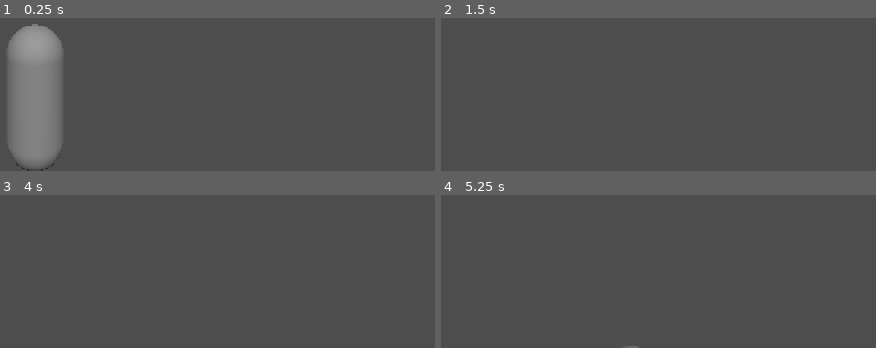
Above: before the commit, frames 1-4 (two rows, left to right).
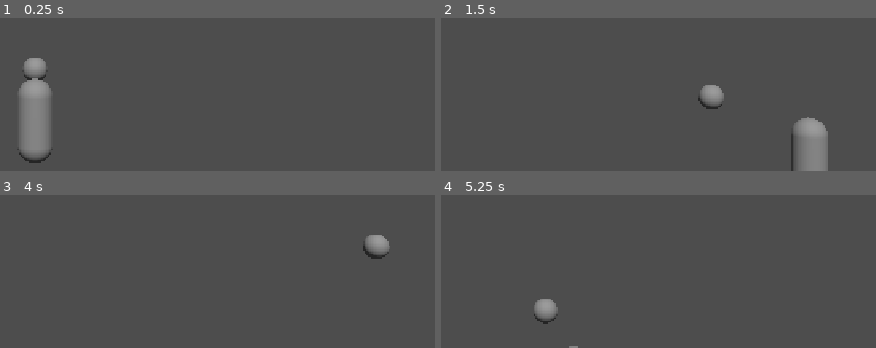
Above: after the commit, the same moments.

Repository: thomaskareka/csce552-3d
Game: Godot game, scene res://scenes/Gameplay.tscn
Same seed, same stepped clock (60 frames per second), same inputs: the game is played once before the commit and once after it.
Inputs (mouse positions are in pixels of both pictures, inside the frame that each line leads up to):
- Up to frame 1 (0.25 s): no input
- Up to frame 2 (1.5 s): tap Enter at 0.5 s; move the mouse to (outside the picture) at 0.52 s; hold D (move_right) 0.53-1.28 s; right-click (outside the picture) at 0.6 s; move the mouse to (outside the picture) at 1.27 s; hold S (move_down) from 1.28 s (still down); right-click (outside the picture) at 1.35 s
- Up to frame 3 (4 s): move the mouse to (outside the picture) at 2.02 s; release S (move_down) at 2.03 s; hold D (move_right) 2.03-2.78 s; right-click (outside the picture) at 2.1 s; tap Space at 2.75 s; move the mouse to (outside the picture) at 2.77 s; hold W (move_up) 2.78-3.53 s; right-click (outside the picture) at 2.85 s; tap Enter at 3.5 s; move the mouse to (outside the picture) at 3.52 s; hold A (move_left) from 3.53 s (still down); right-click (outside the picture) at 3.6 s
- Up to frame 4 (5.25 s): move the mouse to (outside the picture) at 4.27 s; right-click (outside the picture) at 4.35 s; move the mouse to (outside the picture) at 5.02 s; release A (move_left) at 5.03 s; hold S (move_down) from 5.03 s (still down); right-click (outside the picture) at 5.1 s

The runs differ from the first frame. In frame 1, 6.4% of the frame differs, in the area x 1-15%, y 3-100%; in frame 2, 3.1%; in frame 3, 0.6%; in frame 4, 0.7%.

Commit message:
basic aiming

Diff:
--- a/components/user_input.gd
+++ b/components/user_input.gd
@@ -1,6 +1,8 @@
 extends Node
 
 @onready var parent: CharacterBody3D = get_parent()
+@onready var aim_indicator: MeshInstance3D = $"../AimIndicator"
+
 @export var input_deadzone := 0.15
 @export var max_velocity := 5
 @export var acceleration := 8
@@ -12,6 +14,8 @@
 const SMALL_PROJECTILE_COOLDOWN = 0.33
 const CHARGE_COOLDOWN = 0.5
 const CHARGE_TIME = 2.0
+
+const AIM_RADIUS = 2
 
 const MIN_ACCEL = 0.25
 var target_velocity := Vector3.ZERO
@@ -31,6 +35,7 @@
 func _physics_process(delta: float):
 	_update_cooldowns(delta)
 	_handle_move(delta)
+	_handle_aim(delta)
 
 func _update_cooldowns(delta: float) -> void:
 	if dash_time > 0.0:
@@ -41,7 +46,7 @@
 		dash_cooldown_time -= delta
 
 func _handle_move(delta: float) -> void:
-	var raw_input = Input.get_vector("move_left", "move_right", "move_down", "move_up", input_deadzone)
+	var raw_input = Input.get_vector("move_right", "move_left", "move_down", "move_up", input_deadzone)
 	var input_magnitude := raw_input.length()
 	var move_dir = Vector3(raw_input.x, raw_input.y, 0).normalized()
 
@@ -66,3 +71,9 @@
 
 	parent.velocity = current_velocity
 	parent.move_and_slide()
+
+func _handle_aim(delta: float) -> void:
+		var raw_input = Input.get_vector("aim_right", "aim_left", "aim_down", "aim_up", 0.1)
+		var input_vector = raw_input * AIM_RADIUS
+		aim_indicator.position.x = input_vector.x
+		aim_indicator.position.y = input_vector.y
--- a/objects/Environment.tscn
+++ b/objects/Environment.tscn
@@ -6,4 +6,4 @@
 environment = SubResource("Environment_xpuop")
 
 [node name="DirectionalLight3D" type="DirectionalLight3D" parent="."]
-transform = Transform3D(1, 0, 0, 0, 0.70710677, 0.70710677, 0, -0.70710677, 0.70710677, 0, 20, 20)
+transform = Transform3D(-1, 6.181723e-08, -6.181723e-08, 0, 0.7071067, 0.7071067, 8.742278e-08, 0.7071067, -0.7071067, 0, 20, -20)
--- a/objects/GameCamera.tscn
+++ b/objects/GameCamera.tscn
@@ -1,3 +1,4 @@
 [gd_scene format=3 uid="uid://dgi3541b0t7ph"]
 
 [node name="GameCamera" type="Camera3D"]
+fov = 20.0
--- a/objects/Player.tscn
+++ b/objects/Player.tscn
@@ -9,6 +9,10 @@
 [sub_resource type="CapsuleShape3D" id="CapsuleShape3D_8ak8y"]
 radius = 0.2
 height = 1.0
+
+[sub_resource type="SphereMesh" id="SphereMesh_8ak8y"]
+radius = 0.25
+height = 0.5
 
 [node name="Player" type="CharacterBody3D" groups=["Player"]]
 
@@ -21,3 +25,7 @@
 
 [node name="CollisionShape3D" type="CollisionShape3D" parent="."]
 shape = SubResource("CapsuleShape3D_8ak8y")
+
+[node name="AimIndicator" type="MeshInstance3D" parent="."]
+transform = Transform3D(1, 0, 0, 0, 1, 0, 0, 0, 1, 0, 0, 5)
+mesh = SubResource("SphereMesh_8ak8y")
--- a/project.godot
+++ b/project.godot
@@ -89,6 +89,8 @@
 "events": [Object(InputEventJoypadMotion,"resource_local_to_scene":false,"resource_name":"","device":-1,"axis":4,"axis_value":1.0,"script":null)
 , Object(InputEventJoypadButton,"resource_local_to_scene":false,"resource_name":"","device":-1,"button_index":10,"pressure":0.0,"pressed":true,"script":null)
 , Object(InputEventMouseButton,"resource_local_to_scene":false,"resource_name":"","device":-1,"window_id":0,"alt_presse …(244 unchanged characters)…
+, Object(InputEventJoypadButton,"resource_local_to_scene":false,"resource_name":"","device":-1,"button_index":2,"pressure":0.0,"pressed":true,"script":null)
+, Object(InputEventJoypadButton,"resource_local_to_scene":false,"resource_name":"","device":-1,"button_index":1,"pressure":0.0,"pressed":true,"script":null)
 ]
 }
 dash_input={
@@ -96,5 +98,14 @@
 "events": [Object(InputEventJoypadMotion,"resource_local_to_scene":false,"resource_name":"","device":-1,"axis":5,"axis_value":1.0,"script":null)
 , Object(InputEventJoypadButton,"resource_local_to_scene":false,"resource_name":"","device":-1,"button_index":9,"pressure":0.0,"pressed":true,"script":null)
 , Object(InputEventMouseButton,"resource_local_to_scene":false,"resource_name":"","device":-1,"window_id":0,"alt_presse …(244 unchanged characters)…
+, Object(InputEventJoypadButton,"resource_local_to_scene":false,"resource_name":"","device":-1,"button_index":0,"pressure":0.0,"pressed":true,"script":null)
+, Object(InputEventJoypadButton,"resource_local_to_scene":false,"resource_name":"","device":-1,"button_index":3,"pressure":0.0,"pressed":true,"script":null)
 ]
 }
+pause_input={
+"deadzone": 0.2,
+"events": [Object(InputEventKey,"resource_local_to_scene":false,"resource_name":"","device":-1,"window_id":0,"alt_pressed":false,"shift_pressed":false,"ctrl_pressed":false,"meta_pressed":false,"pressed":false,"keycode":0,"physical_keycode":4194305,"key_label":0,"unicode":0,"location":0,"echo":false,"script":null)
+, Object(InputEventJoypadButton,"resource_local_to_scene":false,"resource_name":"","device":-1,"button_index":6,"pressure":0.0,"pressed":true,"script":null)
+, Object(InputEventJoypadButton,"resource_local_to_scene":false,"resource_name":"","device":-1,"button_index":4,"pressure":0.0,"pressed":true,"script":null)
+]
+}
--- a/scenes/Gameplay.tscn
+++ b/scenes/Gameplay.tscn
@@ -9,6 +9,7 @@
 [node name="WorldEnvironment" parent="." instance=ExtResource("1_5sdaa")]
 
 [node name="GameCamera" parent="." instance=ExtResource("2_a8mty")]
-transform = Transform3D(1, 0, 0, 0, 1, 0, 0, 0, 1, 0, 1.2912872, 2.5408425)
+transform = Transform3D(-1, 0, -8.742278e-08, 0, 1, 0, 8.742278e-08, 0, -1, 0, 2.5, -12)
+fov = 30.0
 
 [node name="Player" parent="." instance=ExtResource("3_jfxgp")]
Not shown: 1 places in objects/Player.tscn that only renumber resources
